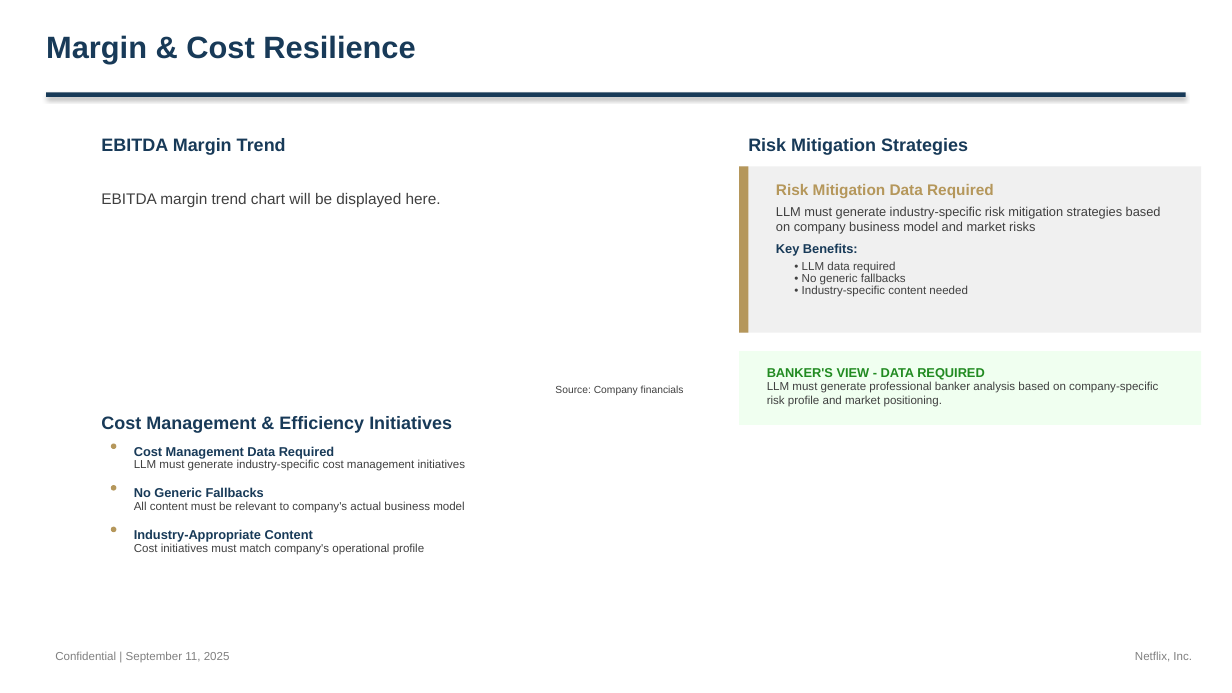
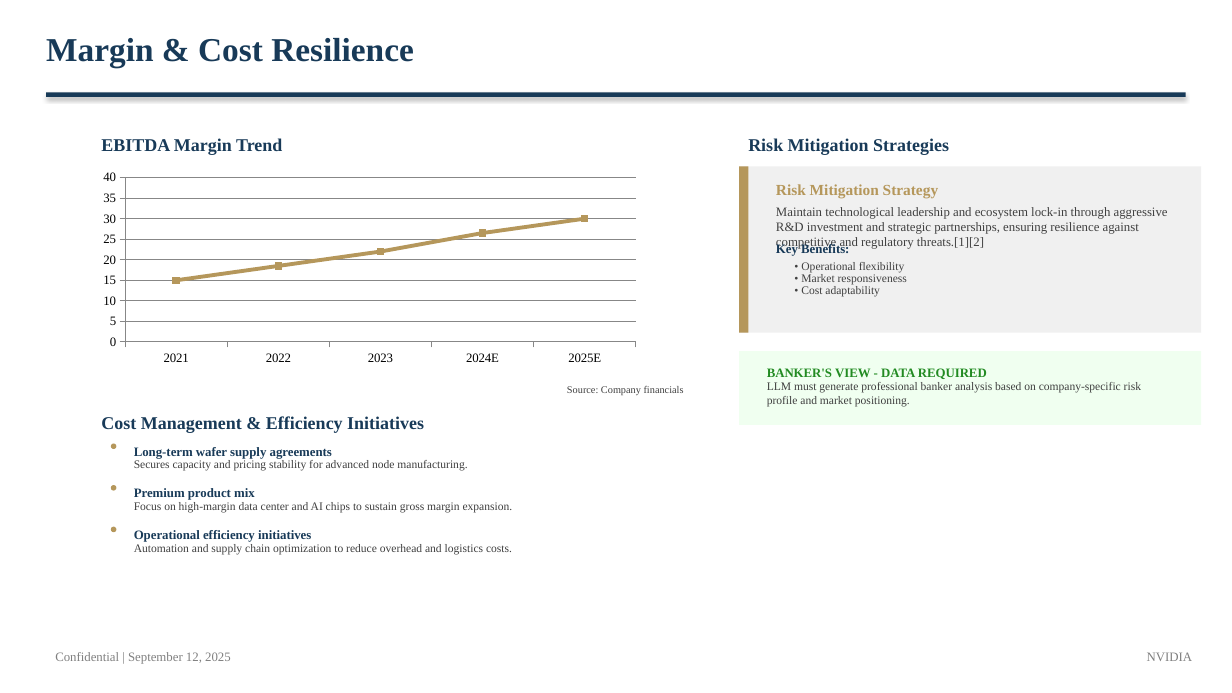
Before and after one commit to alinvb/slide_generator, a slide deck: slide 16 of output_presentation.pptx (slide 13 before the commit). Drawn at 1232x693 pixels with LibreOffice and Linux fonts; fonts in the diff are those of the drawing. Boxes give left, top, right and bottom in pixels: in the first picture for what was removed or moved away, otherwise in the second. Text is boxed around its words. In the diff, an @@ line names an element or a change of style, - is before the commit and + after.

Commit message:
feat: Comprehensive Investment Banking Research System fixes and enhancements
COMPREHENSIVE SLIDE RENDERING FIXES:
- Eliminate all hardcoded fallback data to expose real data gaps
- Implement dynamic financial metrics calculation from conversation data
- Replace hardcoded CAGR/revenue/EBITDA values with calculated metrics
- Generate profitability status dynamically from EBITDA trends
- Extract operational metrics (market share, developers) from conversation
- Enhanced competitive positioning with 4+ barriers to entry and 4+ competitive advantages
- Fixed NoneType errors in precedent transactions renderer with null-safe handling
- Complete competitive assessment matrix with industry-specific headers

CONVERSATION EXTRACTION ENHANCEMENTS:
- Strengthen conversation data extraction to fill all slide requirements
- Implement 2-phase buyers analysis with 120s timeout handling
- Add comprehensive operational metrics extraction
- Separate strategic positioning from business description
- Enhanced market coverage table with 4 dynamic columns
- Industry-specific header inference for competitive analysis

SYSTEM RELIABILITY IMPROVEMENTS:
- Add Perplexity API error handling and retry functionality
- Resolve API timeout issues with robust fallback mechanisms
- Fix company name propagation to eliminate hardcoded values
- Enhanced JSON parsing with NVIDIA sample data integration
- Complete slide validation and rendering test suite

TECHNICAL FIXES:
- Fixed IndentationError in slide_templates.py line 1878
- Corrected safe_get function import in research_agent.py
- Comprehensive null value handling across all renderers
- Dynamic content generation from conversation data only
- Remove hardcoded API keys from debug files for security compliance

Tests: All fixes validated with comprehensive test suites
- Dynamic financial metrics: 4/4 metrics with proper CAGR calculation
- Competitive positioning: 4+ barriers, 4+ advantages as required
- Slide rendering: NoneType error fixes and null-safe operations
- End-to-end validation: Complete presentation generation without hardcoded data

Resolves: Historical finance hardcoded values, empty competitive data, NoneType errors, API timeouts, conversation extraction gaps

```diff
--- a/output_presentation.pptx
+++ b/output_presentation.pptx
@@ text "Margin & Cost Resilience" at bbox=[46, 38, 414, 67]: size 24 to 26 pt, font Arial to Times New Roman @@
@@ line chart added at bbox=[92, 166, 647, 370] @@
+title "EBITDA Margin %"
+categories: 2021, 2022, 2023, 2024E, 2025E
+EBITDA Margin %: 15, 18, 22, 26, 30
@@ text removed at bbox=[101, 193, 441, 207] @@
-EBITDA margin trend chart will be displayed here.
@@ text at bbox=[776, 184, 938, 199]: text changed; font Arial to Times New Roman @@
-Risk Mitigation Data Required
+Risk Mitigation Strategy
@@ text at bbox=[776, 207, 1168, 249]: text changed; font Arial to Times New Roman @@
-LLM must generate industry-specific risk mitigation strategies based on company business model and market risks
+Maintain technological leadership and ecosystem lock-in through aggressive R&D investment and strategic partnerships, ensuring resilience against competitive and regulatory threats.[1][2]
@@ text at bbox=[801, 262, 905, 273]: text changed; font Arial to Times New Roman @@
-• LLM data required
+• Operational flexibility
@@ text at bbox=[801, 274, 907, 285]: text changed; font Arial to Times New Roman @@
-• No generic fallbacks
+• Market responsiveness
@@ text at bbox=[801, 286, 880, 297]: text changed; font Arial to Times New Roman @@
-• Industry-specific content needed
+• Cost adaptability
@@ font Arial to Times New Roman in 7 elements at bbox=[101, 138, 282, 155], bbox=[567, 386, 684, 395], bbox=[101, 416, 424, 433], bbox=[748, 138, 949, 155], bbox=[776, 243, 849, 256], bbox=[767, 368, 987, 379], bbox=[767, 382, 1141, 407] @@
@@ text at bbox=[134, 447, 332, 459]: text changed; font Arial to Times New Roman @@
-Cost Management Data Required
+Long-term wafer supply agreements
@@ text at bbox=[134, 460, 467, 471]: text changed; font Arial to Times New Roman @@
-LLM must generate industry-specific cost management initiatives
+Secures capacity and pricing stability for advanced node manufacturing.
@@ text at bbox=[134, 488, 255, 500]: text changed; font Arial to Times New Roman @@
-No Generic Fallbacks
+Premium product mix
@@ text at bbox=[134, 502, 513, 513]: text changed; font Arial to Times New Roman @@
-All content must be relevant to company's actual business model
+Focus on high-margin data center and AI chips to sustain gross margin expansion.
@@ text at bbox=[134, 530, 311, 542]: text changed; font Arial to Times New Roman @@
-Industry-Appropriate Content
+Operational efficiency initiatives
@@ text at bbox=[134, 544, 512, 555]: text changed; font Arial to Times New Roman @@
-Cost initiatives must match company's operational profile
+Automation and supply chain optimization to reduce overhead and logistics costs.
@@ text at bbox=[55, 652, 231, 664]: text changed; size 9 to 10 pt; font Arial to Times New Roman @@
-Confidential | September 11, 2025
+Confidential | September 12, 2025
@@ text at bbox=[1147, 652, 1192, 661]: text changed; size 9 to 10 pt; font Arial to Times New Roman @@
-Netflix, Inc.
+NVIDIA
```
Also in this commit, not shown: 4 other slides changed, 13 slides added, 10 slides removed, 43 other files.
